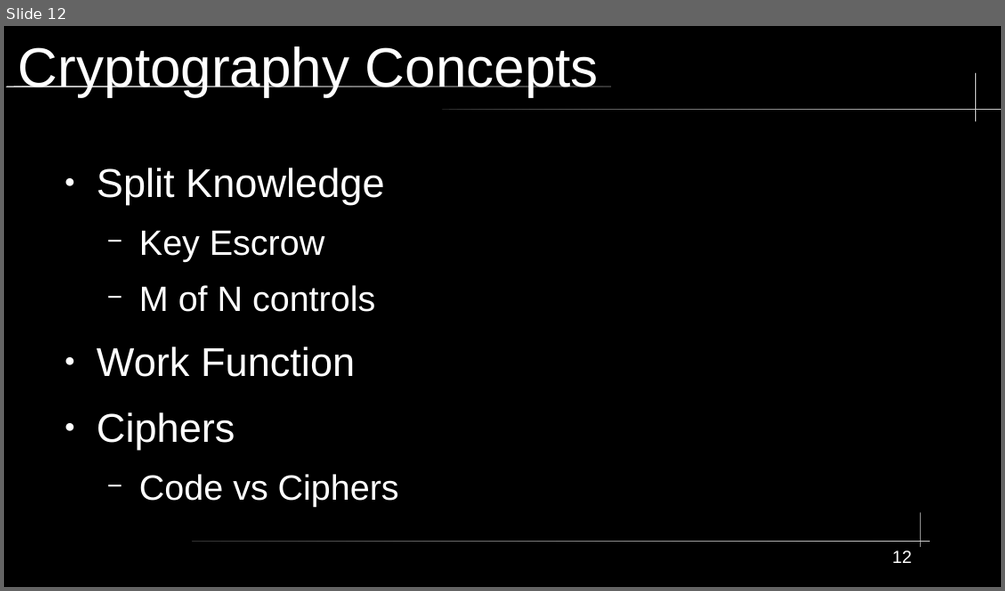
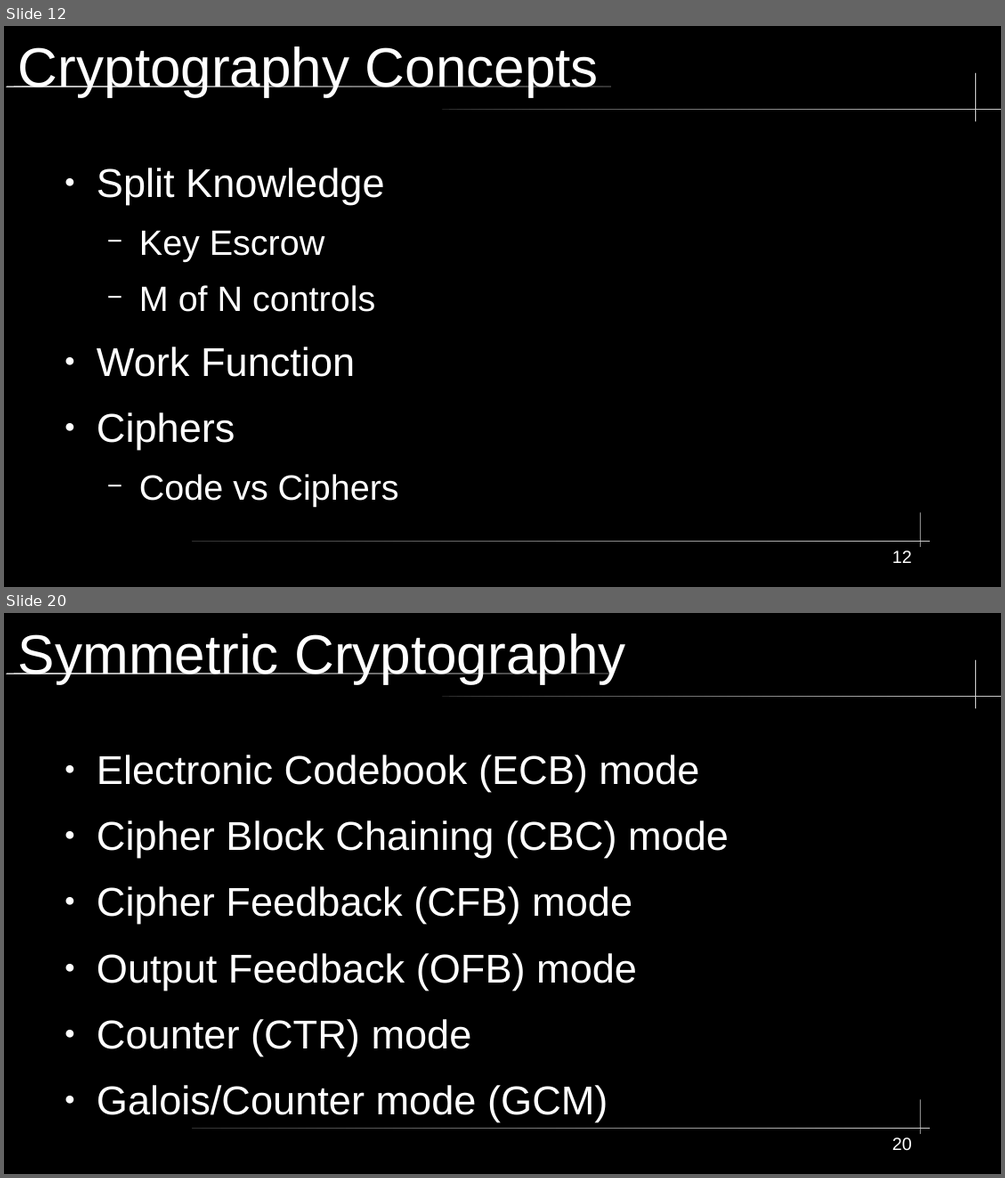
Before and after one commit to City-Colleges-of-Chicago-Cybersecurity/COMPSFI-214, a slide deck: 2026/Spring/powerpoints/Chapter-06-Cryptography-and-Symmetric-Key-Algorithms.odp. Shown one above the other, each under a label of ours: slide 12 before the commit, slides 12 and 20 after it; the slides between them are not shown. The pictures are 1005x591 and 1005x1178 pixels, drawn with LibreOffice and Linux fonts; fonts in the diff are those of the drawing. Boxes give left, top, right and bottom in pixels: in the first picture for what was removed or moved away, otherwise in the second. Text is boxed around its words. In the diff, an @@ line names an element or a change of style, - is before the commit and + after.

```diff
--- a/2026/Spring/powerpoints/Chapter-06-Cryptography-and-Symmetric-Key-Algorithms.odp
+++ b/2026/Spring/powerpoints/Chapter-06-Cryptography-and-Symmetric-Key-Algorithms.odp
@@ slide 20 added at (4,613,1001,1174), background #000000; not listed: 5 template elements that a slide beside it also shows @@
@@ title added at (18,633,626,684), 44 pt, text #FFFFFF @@
+Symmetric Cryptography
@@ text added at (97,755,728,1122), 32 pt, text #FFFFFF @@
+● Electronic Codebook (ECB) mode
+● Cipher Block Chaining (CBC) mode
+● Cipher Feedback (CFB) mode
+● Output Feedback (OFB) mode
+● Counter (CTR) mode
+● Galois/Counter mode (GCM)
@@ page number added at (892,1137,912,1151), 14 pt, text #FFFFFF @@
+20
```
Also in this commit, not shown: 13 other slides added, 1 other file.
